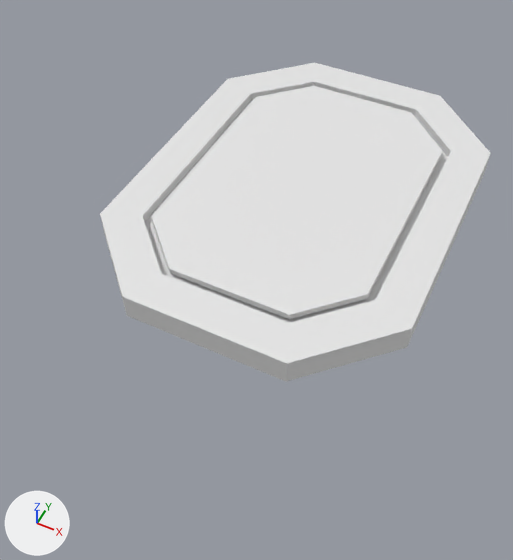
One commit to the Blender file Assets/Models/Devices/jumper.blend: the scene before it, then after it.
Both versions are drawn from a 50 mm lens placed at (0.391, -0.986, 0.948), pointed at (-0.024, -0.156, -0.09). The lights are fixed; the arrows at lower left show +X, +Y and +Z.

The scene before the commit, as lines of its bpy script (objects in view):
```python
me_cube = bpy.data.meshes.new('Cube')
me_cube.from_pydata(...)  # 32 vertices, 25 faces; spans x -0.3..0.3, y -0.4..0.4, z 0.0..0.05
me_cube.materials.append(mat_material)  # white #e7e7e7
me_cube_001 = bpy.data.meshes.new('Cube.001')
me_cube_001.from_pydata(...)  # 16 vertices, 10 faces; spans x -0.212..0.212, y -0.312..0.312, z 0.039..0.05
me_cube_001.materials.append(mat_material)  # white #e7e7e7
ob_base = bpy.data.objects.new('base', me_cube)
ob_base.location = (0.0, 0.0, 0.0)
ob_platform = bpy.data.objects.new('platform', me_cube_001)
ob_platform.location = (0.0, 0.0, 0.0)
```
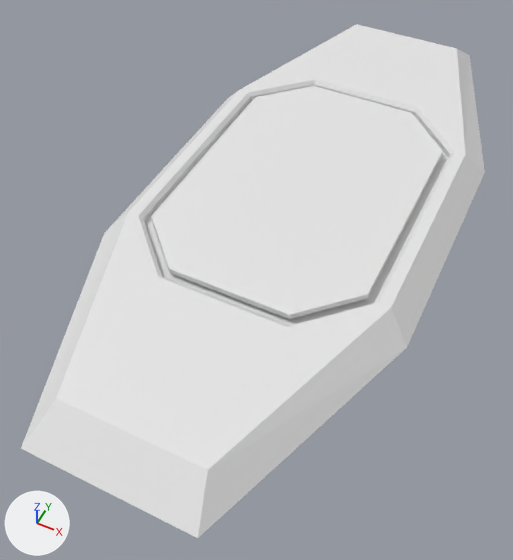
Location of each change, (x1, y1, x2, y2) in pixels of the pictures (513 x 560 px):
'base', reshaped (19% wider, 61% taller)
    before: (100, 63, 491, 382)
    after: (21, 24, 485, 538)

Patch to the scene script:
```diff
--- a/Assets/Models/Devices/jumper.blend.py
+++ b/Assets/Models/Devices/jumper.blend.py
@@ me_cube @@
 # used by ob_base; location = (0.0, 0.0, 0.0)
-me_cube.from_pydata(...)  # 32 vertices, 25 faces; spans x -0.3..0.3, y -0.4..0.4, z 0.0..0.05
+me_cube.from_pydata(...)  # 40 vertices, 33 faces; spans x -0.3..0.3, y -0.681..0.681, z 0.0..0.05
+# me_cube part 1
+# 4 vertices are removed from x -0.15..0.15, y -0.4..0.4, z 0.05
+# 14 faces are deleted
+# 8 vertices in x -0.227..0.227, y -0.327..0.327, z 0.05 move by (0.0, 0.0, -0.008)
+# 8 vertices move from x -0.3..0.3, y -0.4..0.4, z 0.0..0.05 to x -0.256..0.256, y -0.681..0.681, z 0.0..0.05
+# 12 vertices are added at x -0.234..0.234, y -0.609..0.609, z 0.05
+# 22 new faces join them
 me_cube.materials.append(mat_material)
```
